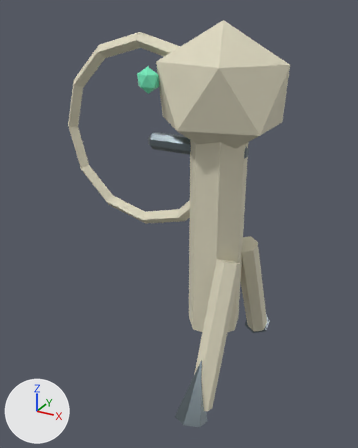
Two versions of the glTF model assets/models/summon_bone_sentry.glb, one commit apart.
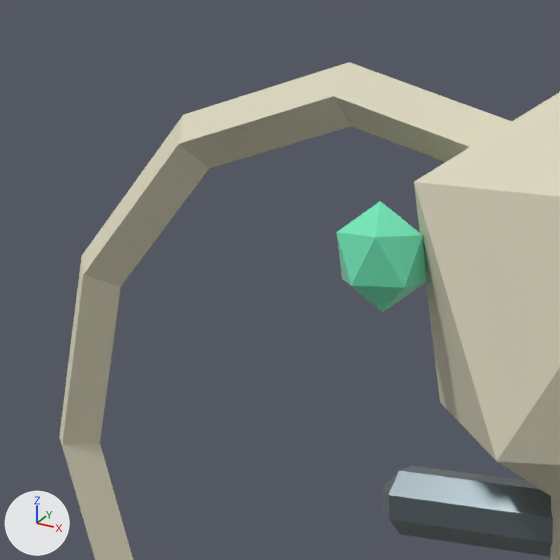
There are two pictures of each version: one whole from a camera (50 mm lens) standing at (0.93, -2.07, 1.85) and looking at (-0.22, 0.0, 0.81), one close up on the part from 15% to 54% of the width and 4% to 35% of the height. Arrows for +X, +Y and +Z are at lower left; the lights stay in place. The last two pictures show the newer version.

The first close-up shows 'summon_bone_sentry'.
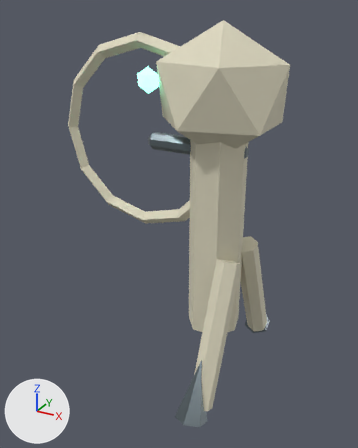
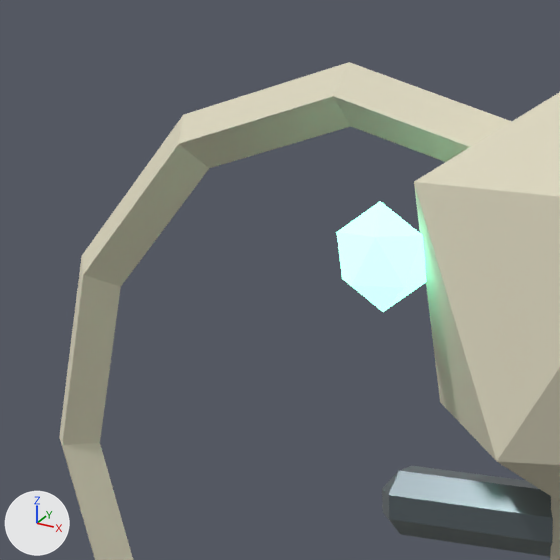
Where the change shows, as pixel boxes [x1, y1, x2, y2] in the close-ups (560 x 560 px):
'summon_bone_sentry', recoloured, surface changed
    both: [175, 95, 522, 514]

The change, as a list of edits to the scene's bpy script:
```text
Change mat_sentry_spirit:
    add mat_sentry_spirit.emission_color = (0.28, 1.0, 0.712)  # green #90ffdb
    add mat_sentry_spirit.emission_strength = 2.2
```
